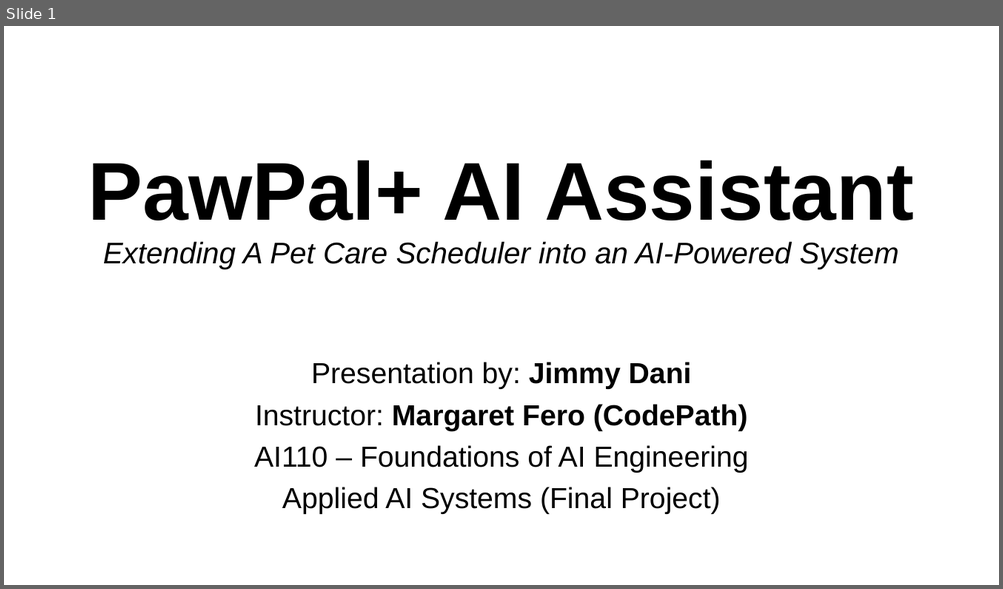
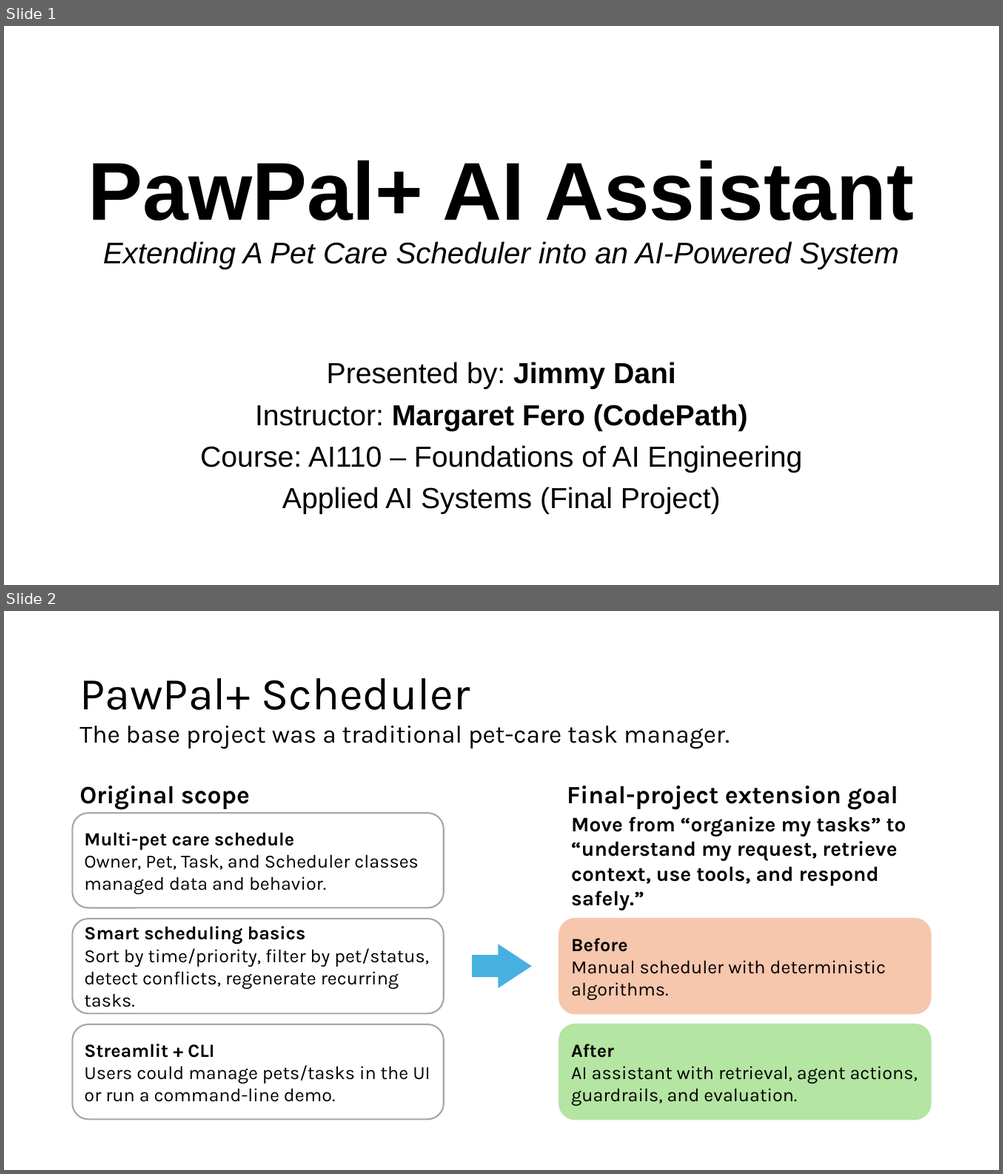
Before and after one commit to danijimmy19/pawpal-applied-ai-system-project, a slide deck: pawpal_plus_ai_assistant/assets/docs/applied-ai-project.pptx. Shown one above the other, each under a label of ours: slide 1 before the commit, slides 1 and 2 after it. The pictures are 1003x589 and 1003x1174 pixels, drawn with LibreOffice and Linux fonts; fonts in the diff are those of the drawing; background and template pictures are left out. Boxes give left, top, right and bottom in pixels: in the first picture for what was removed or moved away, otherwise in the second. Text is boxed around its words. In the diff, an @@ line names an element or a change of style, - is before the commit and + after.

```diff
--- a/pawpal_plus_ai_assistant/assets/docs/applied-ai-project.pptx
+++ b/pawpal_plus_ai_assistant/assets/docs/applied-ai-project.pptx
@@ slide 2 added at [4,611,999,1170], background #FFFFFF @@
@@ title added at [79,678,470,710], 44 pt, text #000000 @@
+PawPal+ Scheduler
@@ text added at [79,726,729,749], 24 pt, text #000000 @@
+The base project was a traditional pet-care task manager.
@@ text added at [79,786,250,810], 24 pt, text #000000, bold @@
+Original scope
@@ text added at [566,786,897,810], 24 pt, text #000000, bold @@
+Final-project extension goal
@@ rounded rectangle added at [73,813,444,908], outline #A6A6A6 1.5 pt, 18 pt, text #000000 @@
+Multi-pet care schedule
+Owner, Pet, Task, and Scheduler classes managed data and behavior.
@@ text added at [571,817,906,911], 20 pt, text #000000, bold @@
+Move from “organize my tasks” to “understand my request, retrieve context, use tools, and respond safely.”
@@ rounded rectangle added at [73,919,444,1014], outline #A6A6A6 1.5 pt, 18 pt, text #000000 @@
+Smart scheduling basics
+Sort by time/priority, filter by pet/status, detect conflicts, regenerate recurring tasks.
@@ rounded rectangle added at [559,919,930,1014], fill #F6C6AD, outline #F6C6AD 1.5 pt, 18 pt, text #000000 @@
+Before
+Manual scheduler with deterministic algorithms.
@@ right arrow added at [472,946,530,987], fill #46B1E1, outline #46B1E1 1.5 pt @@
@@ rounded rectangle added at [73,1025,444,1120], outline #A6A6A6 1.5 pt, 18 pt, text #000000 @@
+Streamlit + CLI
+Users could manage pets/tasks in the UI or run a command-line demo.
@@ rounded rectangle added at [559,1025,930,1120], fill #B4E5A2, outline #B4E5A2 1.5 pt, 18 pt, text #000000 @@
+After
+AI assistant with retrieval, agent actions, guardrails, and evaluation.
@@ slide 1 changed as well @@
@@ subtitle "Presented by: Jimmy Dani": place and size @@
-subtitle "Presented by: Jimmy Dani" at [254,362,748,514]
+subtitle "Presented by: Jimmy Dani" at [200,362,802,514]
@@ subtitle at [327,362,676,389]: text changed @@
-Presentation by: Jimmy Dani
+Presented by: Jimmy Dani
@@ subtitle at [200,446,802,473]: text changed @@
-AI110 – Foundations of AI Engineering
+Course: AI110 – Foundations of AI Engineering
```
Also in this commit, not shown: 5 other slides added, 1 other file.
